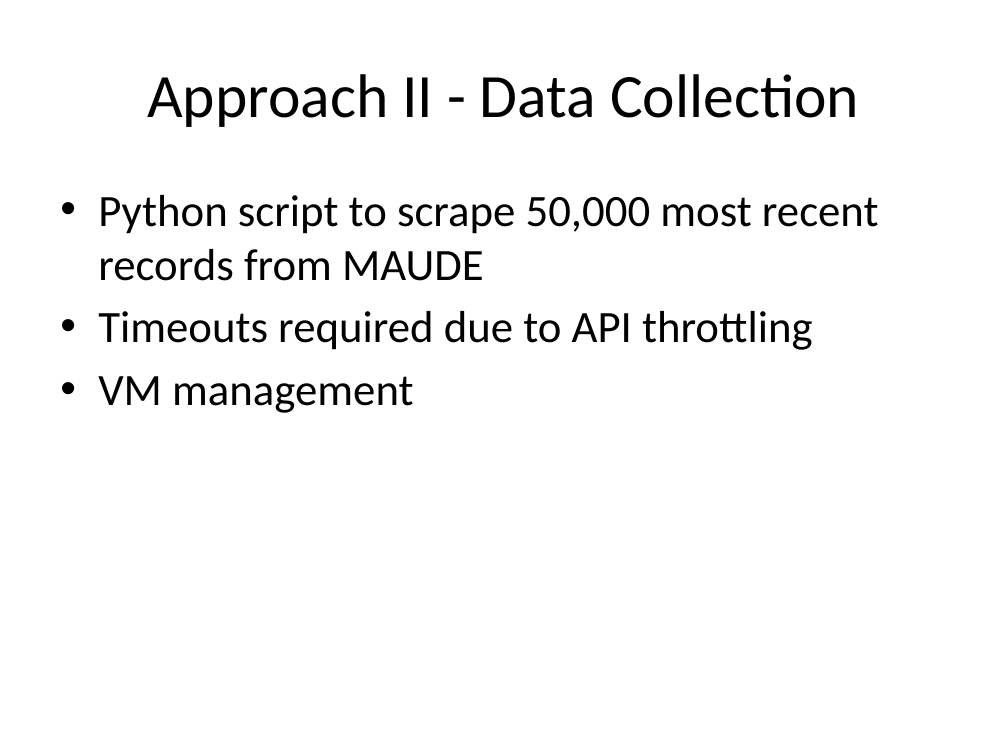
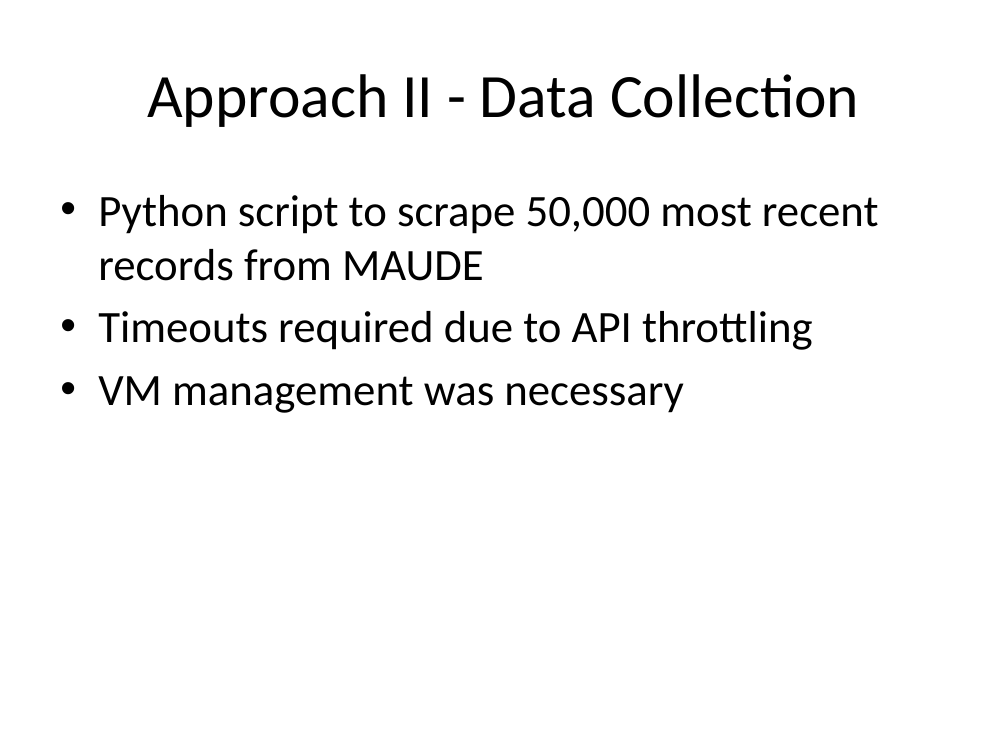
Before and after one commit to sdiemert/SENG_474_Project, a slide deck: slide 11 of presentation/presentation.pptx. Drawn at 1008x756 pixels with LibreOffice and Linux fonts; fonts in the diff are those of the drawing. Boxes give left, top, right and bottom in pixels: in the first picture for what was removed or moved away, otherwise in the second. Text is boxed around its words. In the diff, an @@ line names an element or a change of style, - is before the commit and + after.

```diff
--- a/presentation/presentation.pptx
+++ b/presentation/presentation.pptx
@@ text at bbox=[98, 376, 684, 413]: text changed @@
-• VM management
+• VM management was necessary
```
Also in this commit, not shown: 1 other slide changed.
